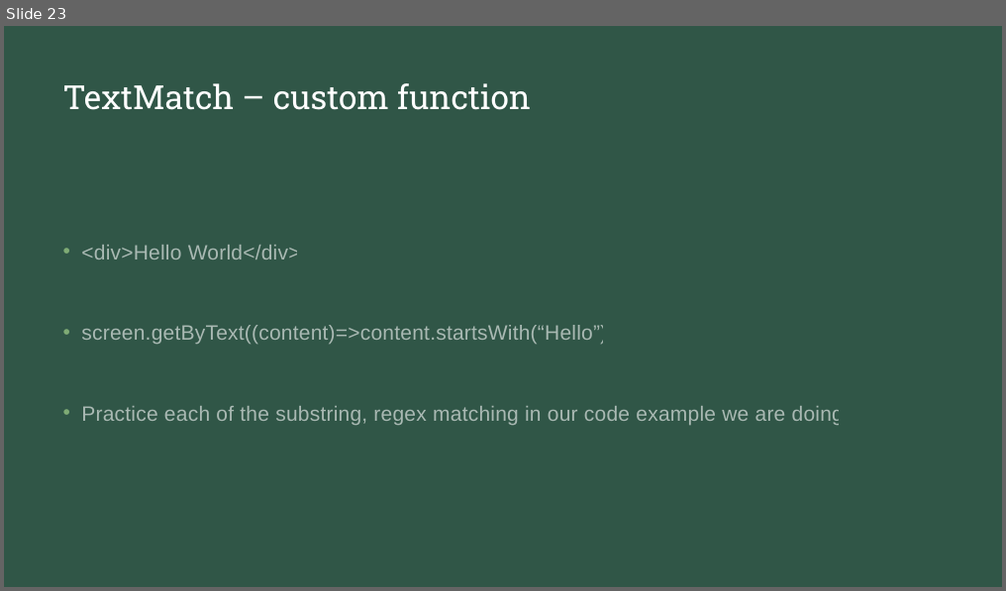
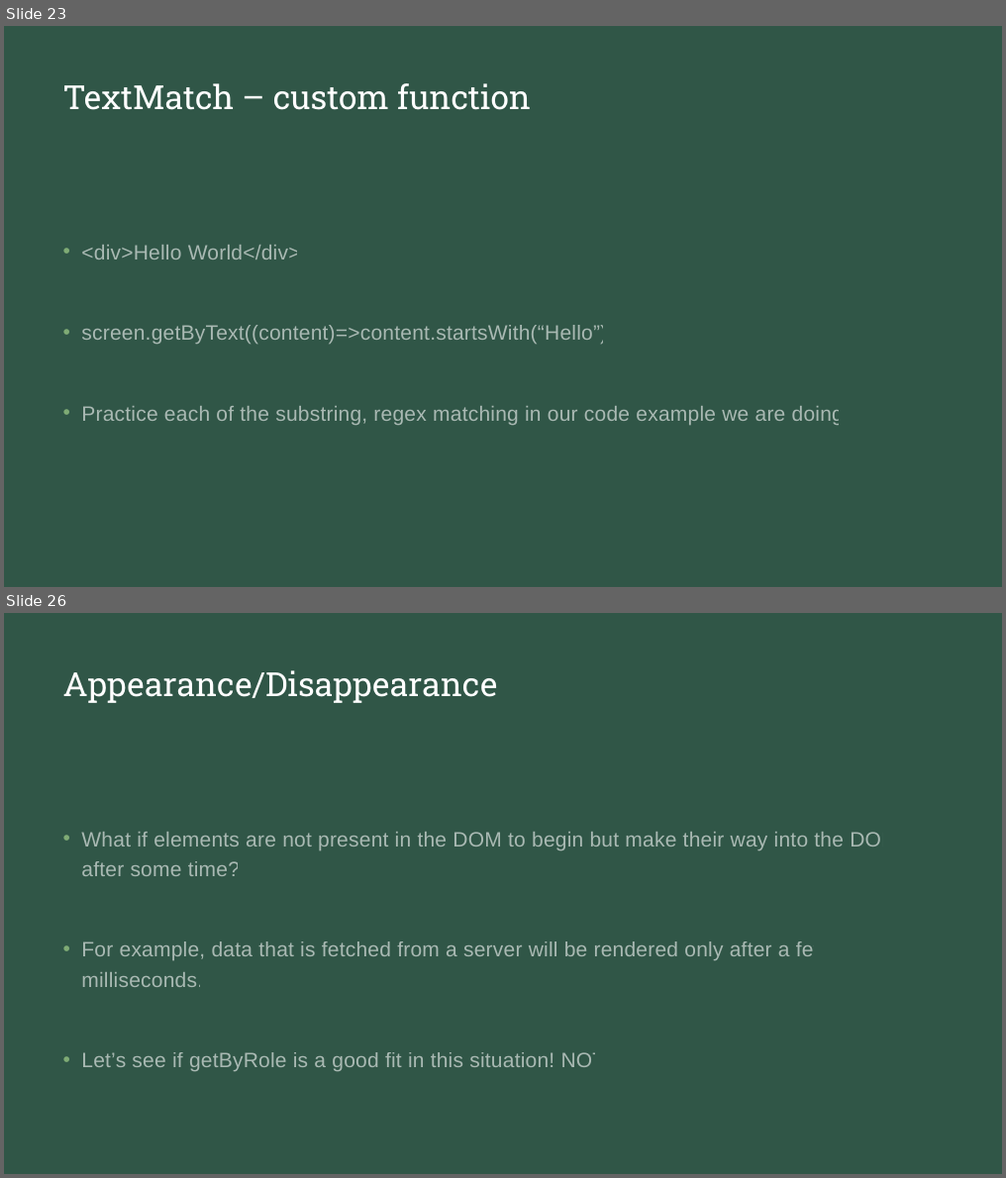
Before and after one commit to natiquekeyin/spring2023, a slide deck: JavaScript/Week12/Week12.pptx. Shown one above the other, each under a label of ours: slide 23 before the commit, slides 23 and 26 after it; the slides between them are not shown. The pictures are 1006x591 and 1006x1178 pixels, drawn with LibreOffice and Linux fonts; fonts in the diff are those of the drawing. Boxes give left, top, right and bottom in pixels: in the first picture for what was removed or moved away, otherwise in the second. Text is boxed around its words. In the diff, an @@ line names an element or a change of style, - is before the commit and + after.

```diff
--- a/JavaScript/Week12/Week12.pptx
+++ b/JavaScript/Week12/Week12.pptx
@@ slide 26 added at box(4, 613, 1002, 1174), background #213B31; not listed: 1 template element that a slide beside it also shows @@
@@ title added at box(63, 670, 498, 703), 32 pt, text #FFFFFF @@
+Appearance/Disappearance
@@ text added at box(81, 832, 898, 1071), 20 pt, text #FFFFFF at 58% opacity @@
+• What if elements are not present in the DOM to begin but make their way into the DOM after some time?
+• For example, data that is fetched from a server will be rendered only after a few milliseconds.
+• Let’s see if getByRole is a good fit in this situation! NOT
```
Also in this commit, not shown: 2 slides changed, 12 other slides added, 7 other files.
